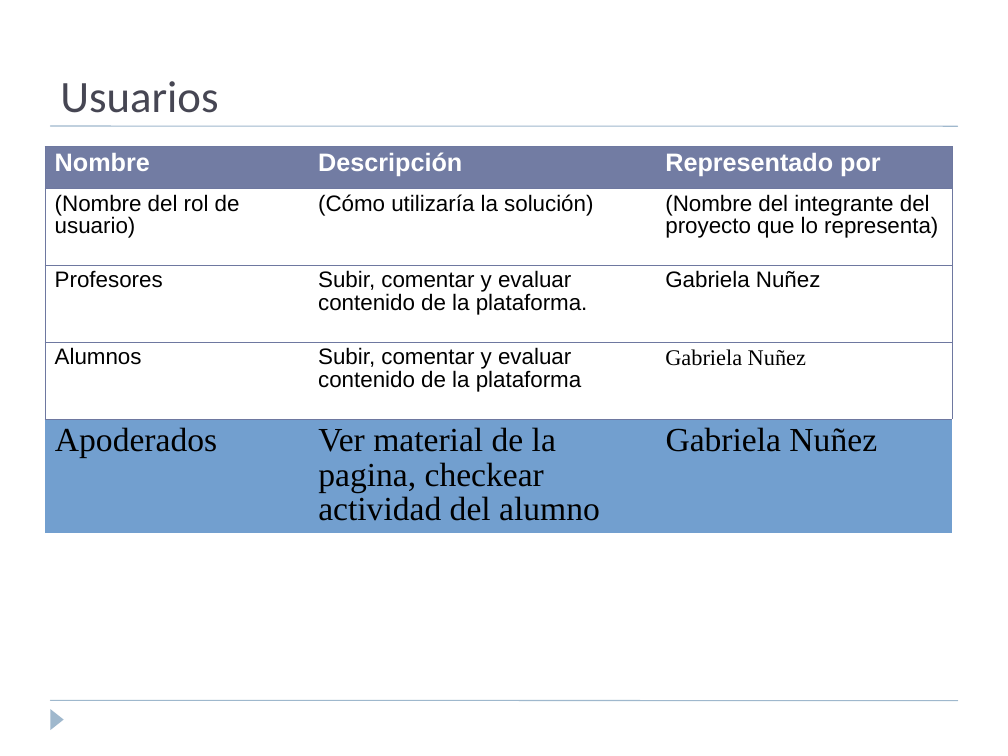
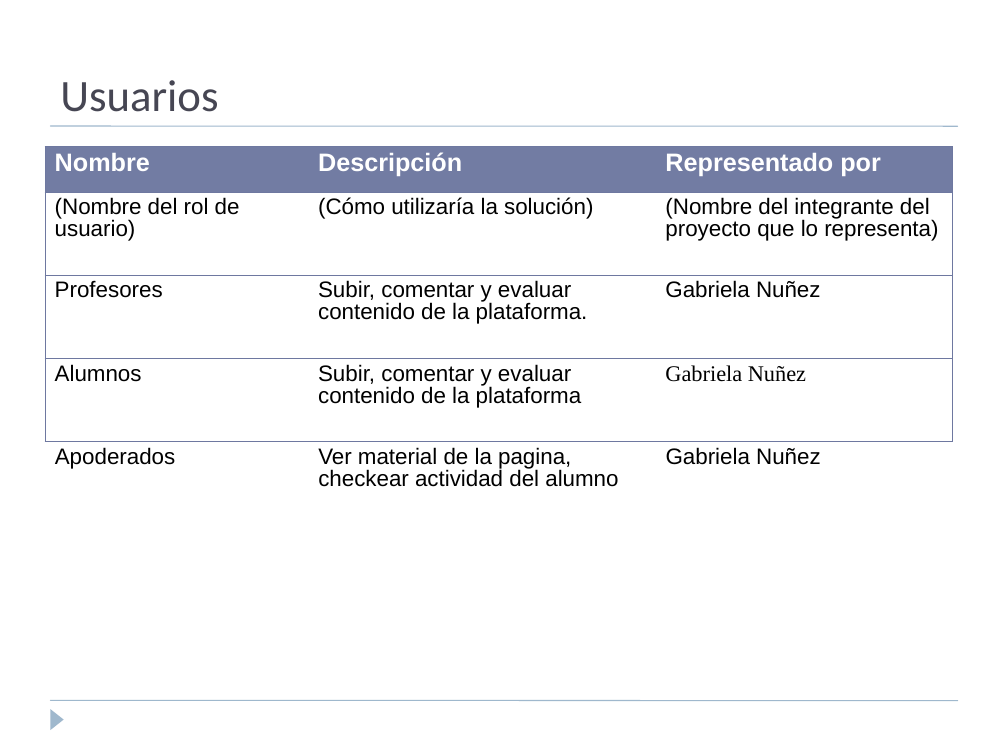
Before and after one commit to LeFranck/Desarrollo-de-Software, a slide deck: slide 6 of Presentaciones/Plantilla Visión y Alcances edit.ppt. Drawn at 1008x756 pixels with LibreOffice and Linux fonts; fonts in the diff are those of the drawing. Boxes give left, top, right and bottom in pixels: in the first picture for what was removed or moved away, otherwise in the second. Text is boxed around its words. In the diff, an @@ line names an element or a change of style, - is before the commit and + after.

```diff
--- a/Presentaciones/Plantilla Visión y Alcances edit.ppt
+++ b/Presentaciones/Plantilla Visión y Alcances edit.ppt
@@ table at bbox=[44, 146, 952, 524] @@
@@ fill #729FCF to #FFFFFF in row 5 @@
@@ size 24 to 16 pt, font Times New Roman to Arial in "Apoderados", "Ver material de la pagina, checkear actividad ...", "Gabriela Nuñez" @@
@@ line spacing 0.93 to 0.89 @@
```
Also in this commit, not shown: 1 other slide changed, 2 slides added, 1 slide removed, 4 other files.
